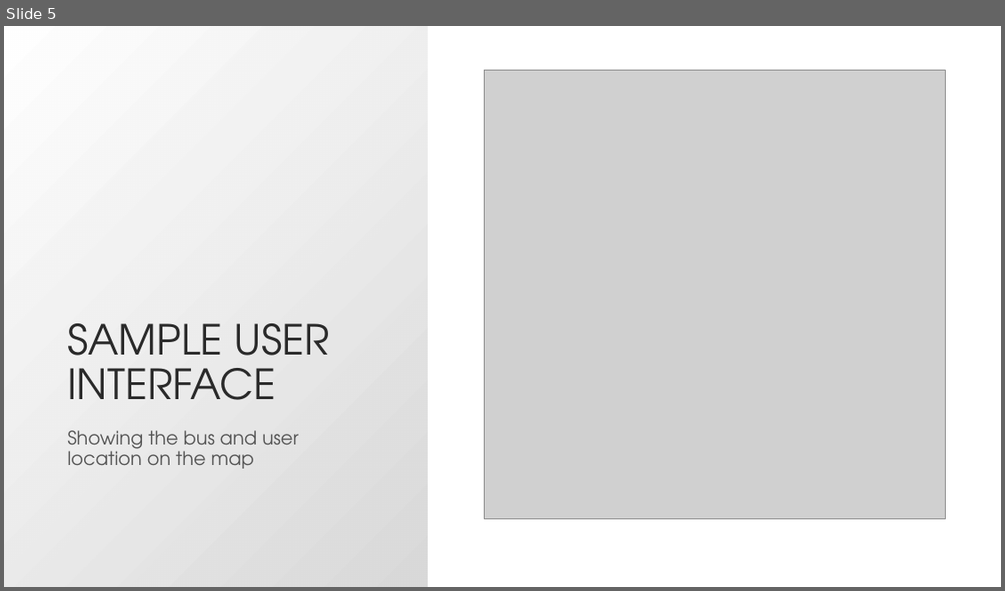
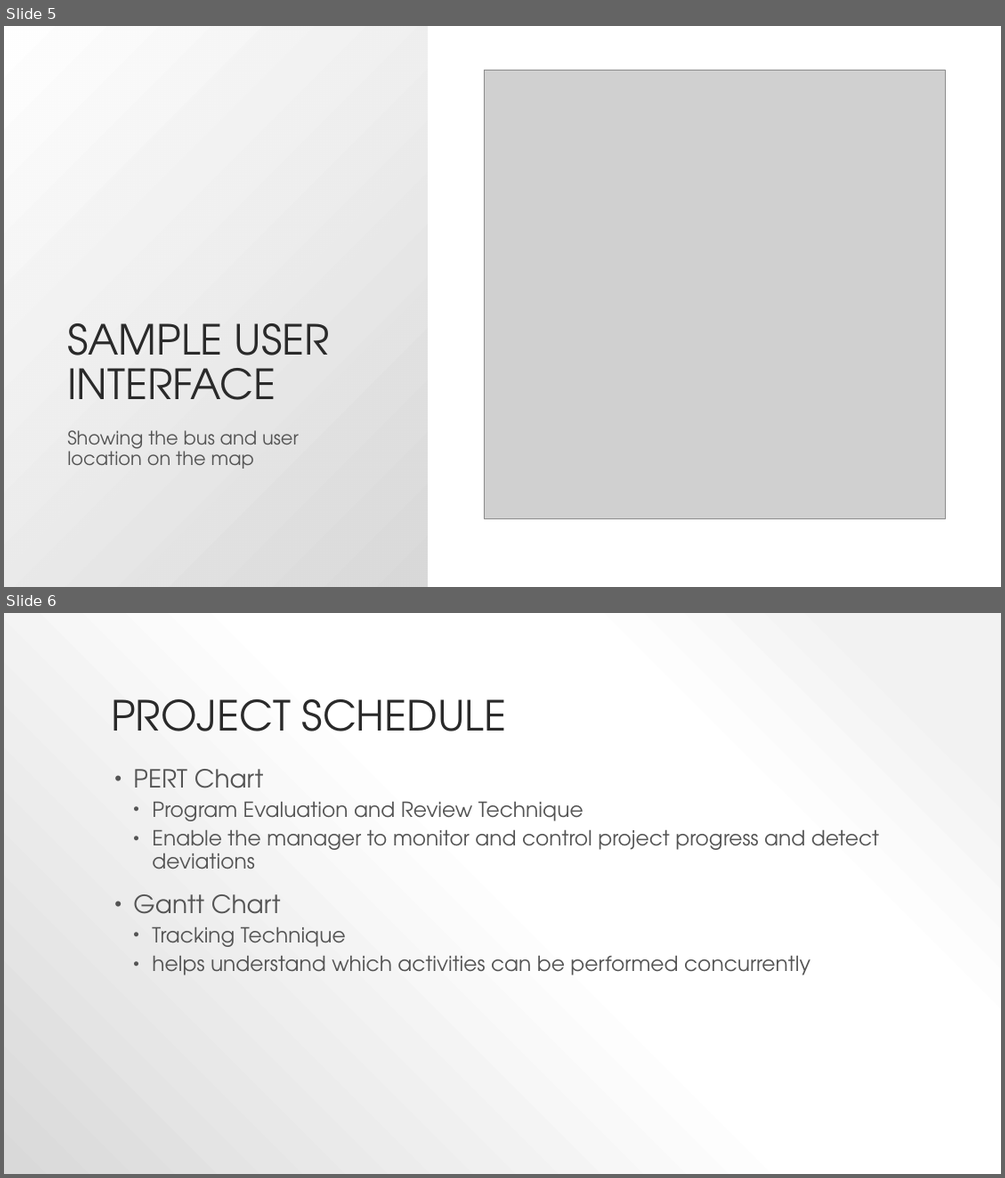
Before and after one commit to anuragchitnis/bus-tracking-system, a slide deck: docs/Presentations/project proposal.pptx. Shown one above the other, each under a label of ours: slide 5 before the commit, slides 5 and 6 after it. The pictures are 1005x591 and 1005x1178 pixels, drawn with LibreOffice and Linux fonts; fonts in the diff are those of the drawing; grey boxes stand for pictures. Boxes give left, top, right and bottom in pixels: in the first picture for what was removed or moved away, otherwise in the second. Text is boxed around its words. In the diff, an @@ line names an element or a change of style, - is before the commit and + after.

```diff
--- a/docs/Presentations/project proposal.pptx
+++ b/docs/Presentations/project proposal.pptx
@@ slide 6 added at bbox=[4, 613, 1001, 1174], background gradient #F2F2F2 to #FFFFFF to #D9D9D9 @@
@@ title added at bbox=[111, 699, 507, 731], 40 pt, text #2A2A2A @@
+PROJECT SCHEDULE
@@ text added at bbox=[133, 769, 879, 975], 20 pt, text #545454 @@
+• PERT Chart
+  • Program Evaluation and Review Technique
+  • Enable the manager to monitor and control project progress and detect deviations
+• Gantt Chart
+  • Tracking Technique
+  • helps understand which activities can be performed concurrently
```
Also in this commit, not shown: 3 other slides added, 2 slides removed.
